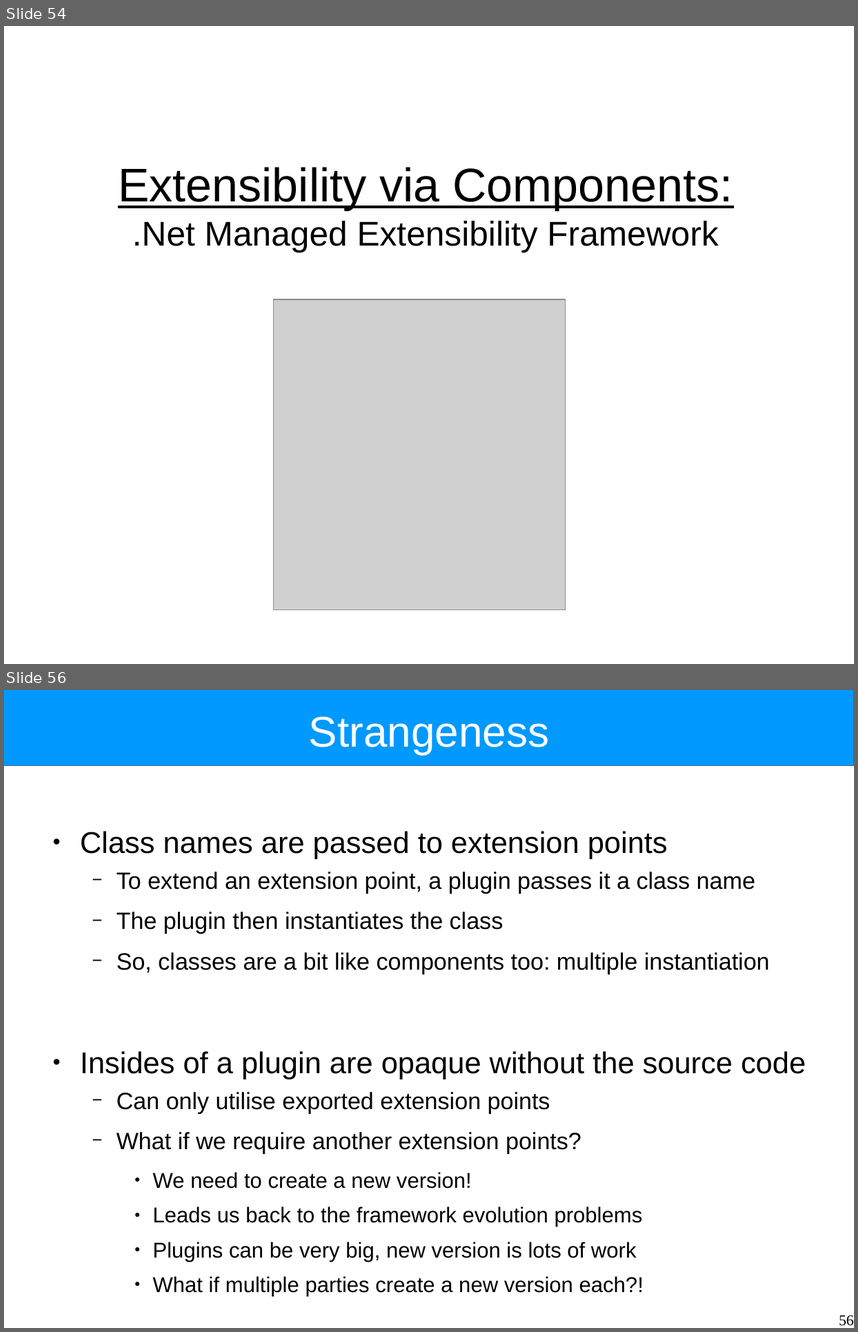
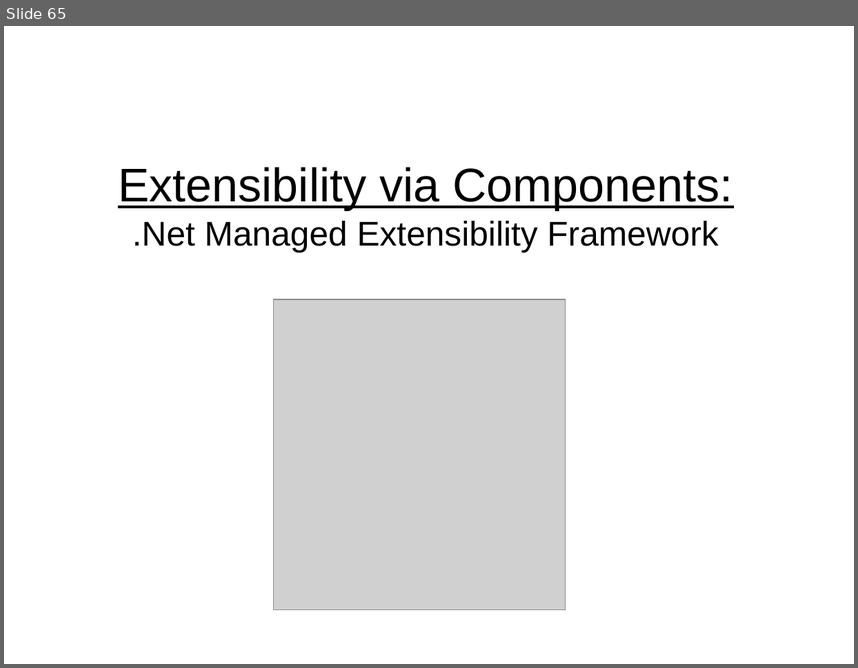
Before and after one commit to Intrinsarc/intrinsarc-evolve, a slide deck: Academic Work/lectures/components.odp. Shown one above the other, each under a label of ours: slides 54 and 56 before the commit, slide 65 after it; the slides between them are not shown. The pictures are 858x1332 and 858x668 pixels, drawn with LibreOffice and Linux fonts; fonts in the diff are those of the drawing; grey boxes stand for pictures. Boxes give left, top, right and bottom in pixels: in the first picture for what was removed or moved away, otherwise in the second. Text is boxed around its words. In the diff, an @@ line names an element or a change of style, - is before the commit and + after.

```diff
--- a/Academic Work/lectures/components.odp
+++ b/Academic Work/lectures/components.odp
@@ slide 56 removed at bbox=[4, 690, 854, 1328], background #FFFFFF @@
@@ rectangle removed at bbox=[4, 690, 854, 766] @@
@@ title removed at bbox=[309, 716, 549, 755] @@
-Strangeness
@@ text removed at bbox=[80, 831, 806, 1296] @@
-● Class names are passed to extension points
-  − To extend an extension point, a plugin passes it a class name
-  − The plugin then instantiates the class
-  − So, classes are a bit like components too: multiple instantiation
-● Insides of a plugin are opaque without the source code
-  − Can only utilise exported extension points
-  − What if we require another extension points?
-    ● We need to create a new version!
-    ● Leads us back to the framework evolution problems
-    ● Plugins can be very big, new version is lots of work
-    ● What if multiple parties create a new version each?!
@@ page number removed at bbox=[839, 1314, 854, 1325] @@
-56
@@ what was slide 54 is now slide 65 @@
```
Also in this commit, not shown: 13 slides changed, 25 slides added, 8 other slides removed, 3 other files.
